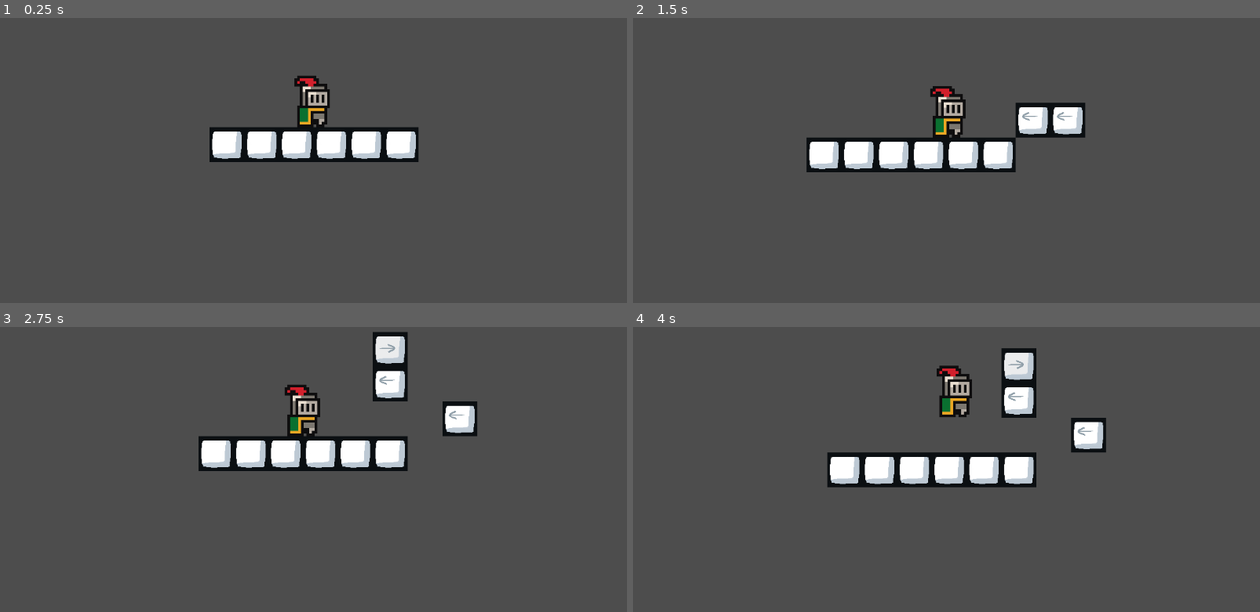
Above: before the commit, frames 1-4 (two rows, left to right).
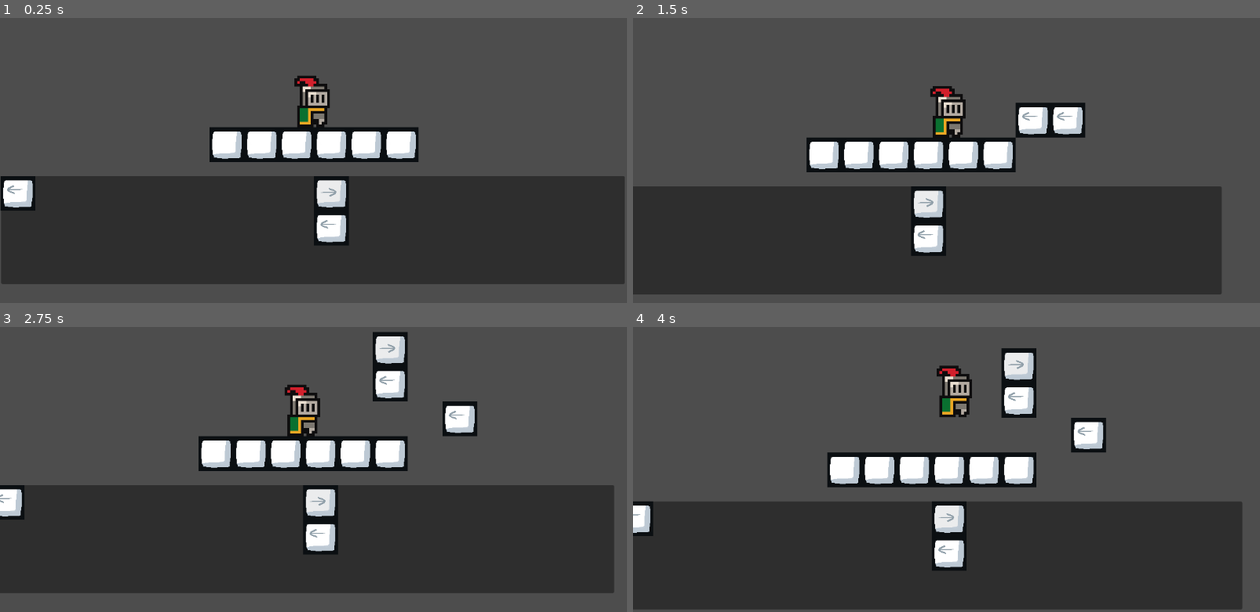
Above: after the commit, the same moments.

Repository: matt-neave/shapeEscape
Game: Godot game, scene res://scenes/sample_world.tscn
Same seed, same stepped clock (60 frames per second), same inputs: the game is played once before the commit and once after it.
Inputs (mouse positions are in pixels of both pictures, inside the frame that each line leads up to):
- Up to frame 1 (0.25 s): no input
- Up to frame 2 (1.5 s): tap Enter (ui_accept) at 0.5, 0.77 s; move the mouse to (1084, 109) at 0.52 s; hold Right (ui_right) 0.53-1.25 s; tap P (placement) at 0.6 s; click (1084, 109) at 0.67 s; drag from (821, 143) to (915, 197) at 1.27 s
- Up to frame 3 (2.75 s): move the mouse to (376, 358) at 2.02 s; press the mouse at (376, 358) at 2.03 s; hold Left (ui_left) from 2.03 s (still down); tap P (placement) at 2.3 s
- Up to frame 4 (4 s): release Left (ui_left) at 2.75 s; release the mouse at (1009, 358) at 2.75 s; drag from (915, 506) to (758, 384) at 2.77 s; move the mouse to (1134, 489) at 3.52 s; hold Right (ui_right) from 3.53 s (still down); tap P (placement) at 3.6 s; click (1134, 489) at 3.67 s; tap Enter (ui_accept) at 3.77 s

The runs differ from the first frame. In frame 1, 38% of the frame differs, in the area x 0-100%, y 55-94%; in frame 2, 36%; in frame 3, 37%; in frame 4, 37%.
Error before the commit: Invalid access of index '0' on a base object of type: 'Array'. (res://scripts/tile_draw_controller.gd:123)
Error after the commit: Invalid access of index '0' on a base object of type: 'Array'. (res://scripts/tile_draw_controller.gd:130)

Commit message:
HBoxContainer skeleton to store the shapes available for placement

Diff:
--- /dev/null
+++ b/scenes/ShapesUI.gd
@@ -0,0 +1,118 @@
+#extends VBoxContainer  # Or HBoxContainer, depending on your layout preference
+#
+#var shapes = []
+#var active_shapes = []
+#
+#var placement_mode = false
+#var prev_pos
+#
+## Called when the node enters the scene tree for the first time.
+#func _ready():
+	## Create some testing shapes, consisting of a 1x1 and a 2x1
+	#var shape1 = BuildingShape.new()
+	#shape1.root.direction = BuildingBlock.Direction.LEFT
+#
+	#var shape2 = BuildingShape.new()
+	#shape2.root.direction = BuildingBlock.Direction.RIGHT
+	#var block = BuildingBlock.new()
+	#block.direction = BuildingBlock.Direction.LEFT
+	#shape2.blocks[Vector2i(0, 1)] = block
+#
+	#shapes.append(shape1)
+	#shapes.append(shape2)
+#
+	## Generate the UI for the shapes
+	#update_shapes_ui()
+#
+## Clears all the existing UI elements in the container
+#func clear_shapes():
+	#for child in get_children():
+		#child.queue_free()
+#
+## Update the UI for each BuildingShape
+#func update_shapes_ui():
+	#clear_shapes()
+	#for shape in shapes:
+		#create_shape_ui(shape)
+#
+## Create the UI for each BuildingShape
+#func create_shape_ui(shape: BuildingShape):
+	#var shape_container = Control.new()
+	#shape_container.size_flags_horizontal = Control.SIZE_EXPAND_FILL
+	#shape_container.size_flags_vertical = Control.SIZE_EXPAND_FILL
+#
+	## Iterate through each block in the shape and create a visual representation
+	#for local_pos in shape.blocks.keys():
+		#var block = shape.blocks[local_pos]
+		#var block_sprite = TextureRect.new()
+#
+		## Get the texture from the atlas based on block direction and coordinates
+		#block_sprite.texture = get_block_texture(block)
+		#block_sprite.rect_min_size = Vector2(32, 32)  # Standard block size
+#
+		## Position the block in the shape UI based on its local position
+		#block_sprite.rect_position = local_pos * 32  # Assuming each block is 32x32 pixels
+#
+		#shape_container.add_child(block_sprite)
+		#
+	#shape_container.connect("gui_input", self, "_on_shape_ui_drag", [shape])
+#
+	#add_child(shape_container)
+#
+## Function to get the appropriate texture from the atlas based on the block's direction
+#func get_block_texture(block: BuildingBlock) -> AtlasTexture:
+	#var atlas_texture = AtlasTexture.new()
+	#atlas_texture.atlas = preload("res://assets/tiles/block_tileset.png")  # Replace with your atlas path
+#
+	#match block.direction:
+		#BuildingBlock.Direction.UP:
+			#atlas_texture.region = Rect2(Vector2(1, 0) * 32, Vector2(32, 32))  # Adjust coordinates as needed
+		#BuildingBlock.Direction.DOWN:
+			#atlas_texture.region = Rect2(Vector2(0, 1) * 32, Vector2(32, 32))
+		#BuildingBlock.direction.LEFT:
+			#atlas_texture.region = Rect2(Vector2(1, 1) * 32, Vector2(32, 32))
+		#BuildingBlock.Direction.RIGHT:
+			#atlas_texture.region = Rect2(Vector2(0, 0) * 32, Vector2(32, 32))
+		#BuildingBlock.Direction.NONE:
+			#atlas_texture.region = Rect2(Vector2(0, 2) * 32, Vector2(32, 32))
+#
+	#return atlas_texture
+#
+## Function to handle dragging shapes from the UI
+#func _on_shape_ui_drag(event, shape: BuildingShape):
+	#if event is InputEventMouseButton and event.button_index == MOUSE_BUTTON_LEFT and event.pressed:
+		#var drag_instance = Sprite2D.new()
+#
+		## Generate a combined texture for the shape or set it up here
+		#drag_instance.texture = generate_combined_texture(shape)
+		#drag_instance.position = event.global_position
+		#get_tree().root.add_child(drag_instance)  # Add it to the root so it can be moved freely
+#
+		#drag_instance.connect("gui_input", self, "_on_drag_instance_gui_input", [drag_instance, shape])
+##
+## Function to generate a combined texture for the shape (optional)
+#func generate_combined_texture(shape: BuildingShape) -> Texture:
+	## This function creates a combined texture for dragging
+	## Placeholder implementation:
+	#var texture = ImageTexture.new()
+	#texture.load("res://path_to_placeholder_texture.png")  # Replace with actual implementation
+	#return texture
+#
+## Function to handle the drag instance's input
+#func _on_drag_instance_gui_input(event, drag_instance: Sprite2D, shape: BuildingShape):
+	#if event is InputEventMouseMotion:
+		#drag_instance.position = event.global_position
+	#elif event is InputEventMouseButton and event.button_index == MOUSE_BUTTON_LEFT and not event.pressed:
+		#place_shape_on_tilemap(shape, drag_instance.global_position)
+		#drag_instance.queue_free()
+#
+## Function to place the shape on the tilemap
+#func place_shape_on_tilemap(shape: BuildingShape, global_pos: Vector2):
+	#var tilemap = get_tree().root.get_node("MainScene/TileMap")
+	#var cell_pos = tilemap.local_to_map(global_pos)
+	#
+	## Iterate through each block in the shape and place it on the tilemap
+	#for local_pos in shape.blocks.keys():
+		#var block_pos = cell_pos + local_pos
+		#var block = shape.blocks[local_pos]
+		#tilemap.set_cell(1, block_pos, 0, get_block_texture(block).region_position / 32)  # Adjust the layer and index as needed
--- /dev/null
+++ b/scenes/h_box_container.gd
@@ -0,0 +1,57 @@
+extends HBoxContainer
+
+var shapes = []  # This will be populated by the TileMap script
+
+# Called when the node enters the scene tree for the first time.
+func _ready():
+	place_shapes_in_container()
+
+func place_shapes_in_container():
+	# Clear any existing children in the container
+	for child in get_children():
+		remove_child(child)
+		child.queue_free()
+
+
+	# Iterate over the shapes array and create UI elements for each shape
+	for shape in shapes:
+		var shape_container = Control.new()
+		shape_container.size_flags_horizontal = Control.SIZE_EXPAND_FILL
+		shape_container.size_flags_vertical = Control.SIZE_EXPAND_FILL
+
+		# Iterate through each block in the shape and create a visual representation
+		for local_pos in shape.blocks.keys():
+			var block = shape.blocks[local_pos]
+			var block_sprite = TextureRect.new()
+
+			# Get the texture from the atlas based on block direction and coordinates
+			block_sprite.texture = get_block_texture(block)
+			block_sprite.custom_minimum_size = block_sprite.texture.get_size()
+
+			# Position the block inside the container
+			block_sprite.position = Vector2(local_pos.x, local_pos.y) * block_sprite.texture.get_size()
+
+			shape_container.add_child(block_sprite)
+
+		add_child(shape_container)
+
+	size_flags_horizontal = Control.SIZE_SHRINK_CENTER
+
+
+func get_block_texture(block: BuildingBlock) -> AtlasTexture:
+	var atlas_texture = AtlasTexture.new()
+	atlas_texture.atlas = preload("res://assets/tiles/block_tileset.png")  # Replace with your atlas path
+
+	match block.direction:
+		BuildingBlock.Direction.UP:
+			atlas_texture.region = Rect2(Vector2(1, 0) * 64, Vector2(64, 64))
+		BuildingBlock.Direction.DOWN:
+			atlas_texture.region = Rect2(Vector2(0, 1) * 64, Vector2(64, 64))
+		BuildingBlock.Direction.LEFT:
+			atlas_texture.region = Rect2(Vector2(1, 1) * 64, Vector2(64, 64))
+		BuildingBlock.Direction.RIGHT:
+			atlas_texture.region = Rect2(Vector2(0, 0) * 64, Vector2(64, 64))
+		BuildingBlock.Direction.NONE:
+			atlas_texture.region = Rect2(Vector2(0, 2) * 64, Vector2(64, 64))
+
+	return atlas_texture
--- a/scenes/sample_world.tscn
+++ b/scenes/sample_world.tscn
@@ -1,8 +1,9 @@
-[gd_scene load_steps=4 format=3 uid="uid://cpbgad7xpvgim"]
+[gd_scene load_steps=5 format=3 uid="uid://cpbgad7xpvgim"]
 
 [ext_resource type="TileSet" uid="uid://brbpok4okhehv" path="res://map_resources/world_tile_set.tres" id="1_3xljd"]
 [ext_resource type="Script" path="res://scripts/tile_draw_controller.gd" id="2_x5ed3"]
 [ext_resource type="PackedScene" uid="uid://c6bm4f81i0hg8" path="res://scenes/player.tscn" id="2_xc0v7"]
+[ext_resource type="Script" path="res://scenes/h_box_container.gd" id="4_0jpge"]
 
 [node name="SampleWorld" type="Node2D"]
 
@@ -18,3 +19,25 @@
 [node name="Player" parent="." instance=ExtResource("2_xc0v7")]
 position = Vector2(-1, 0)
 scale = Vector2(5, 5)
+
+[node name="CanvasLayer" type="CanvasLayer" parent="."]
+follow_viewport_enabled = true
+
+[node name="Panel" type="Panel" parent="CanvasLayer"]
+offset_left = -575.0
+offset_top = 90.0
+offset_right = 571.0
+offset_bottom = 289.0
+
+[node name="ShapesContainer" type="HBoxContainer" parent="CanvasLayer/Panel"]
+layout_mode = 1
+anchors_preset = -1
+anchor_right = 1.0
+anchor_bottom = 1.0
+offset_left = -1.0
+offset_right = 2.0
+offset_bottom = -1.0
+grow_horizontal = 2
+grow_vertical = 2
+alignment = 1
+script = ExtResource("4_0jpge")
--- a/scripts/tile_draw_controller.gd
+++ b/scripts/tile_draw_controller.gd
@@ -5,6 +5,9 @@
 
 var placement_mode = false
 var prev_pos
+
+@onready var shapes_container = $"../CanvasLayer/Panel/ShapesContainer"  # Reference to the HBoxContainer
+
 
 # Called when the node enters the scene tree for the first time.
 func _ready():
@@ -20,6 +23,10 @@
 
 	shapes.append(shape1)
 	shapes.append(shape2)
+
+	# Pass the shapes array to the HBoxContainer
+	shapes_container.shapes = shapes
+	shapes_container.place_shapes_in_container()
 
 # Called every frame. 'delta' is the elapsed time since the previous frame.
 func _process(_delta):
